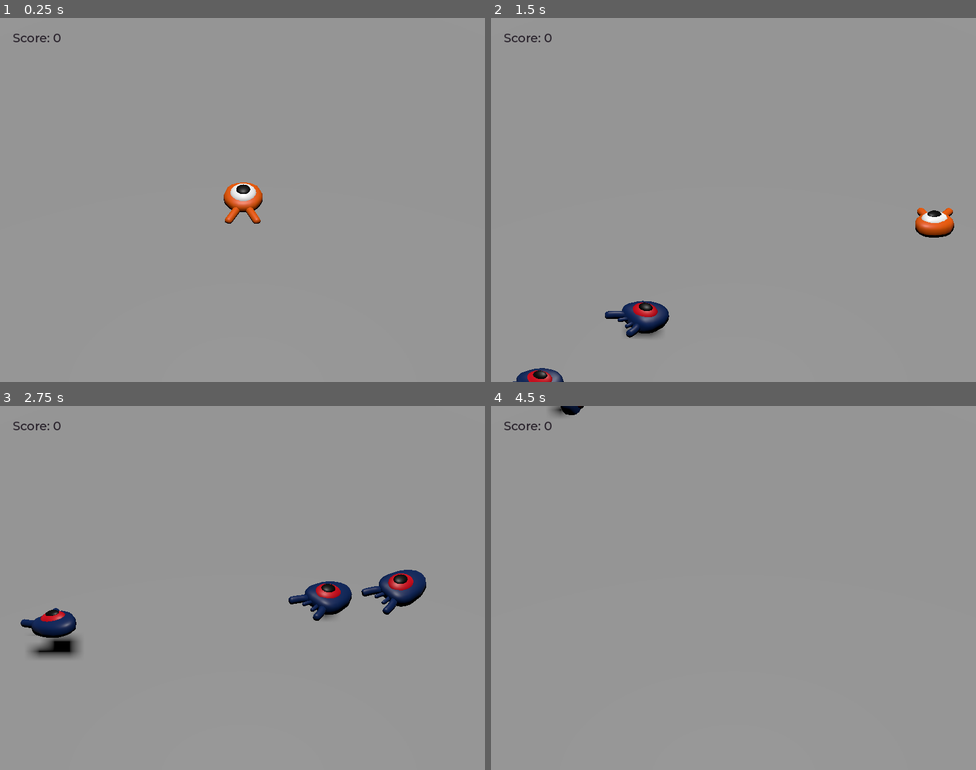
Above: before the commit, frames 1-4 (two rows, left to right).
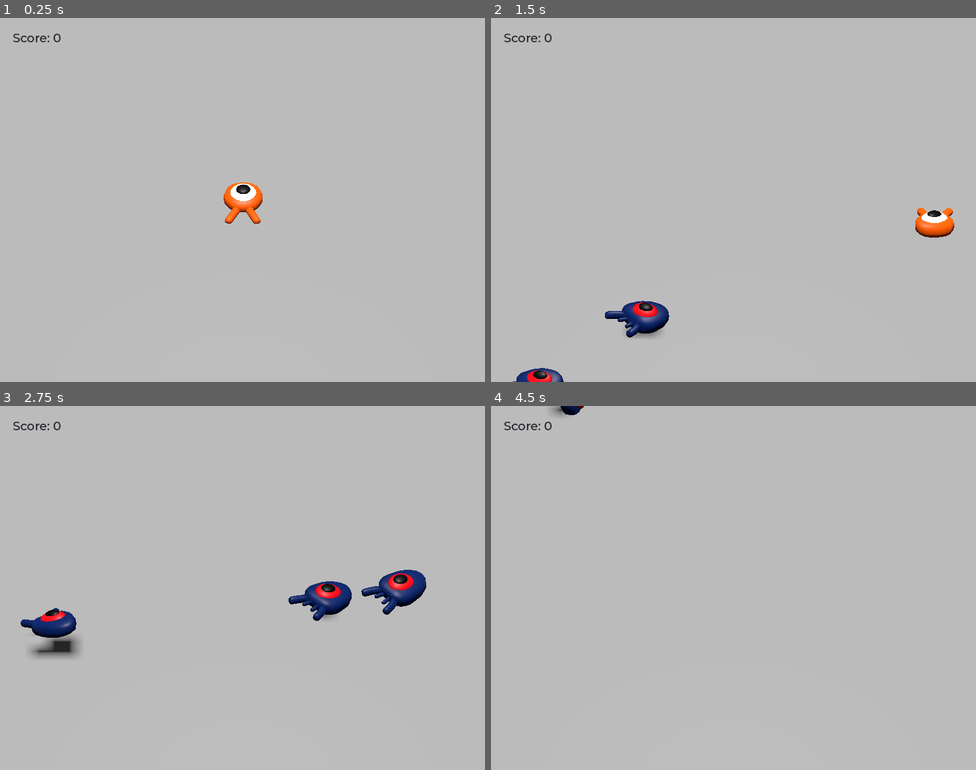
Above: after the commit, the same moments.

Repository: GOLDER303/squash-the-creeps-3d
Game: Godot game, scene res://main.tscn
The game is run twice, just before and just after one commit, with the same random seed, the same clock (stepped at 60 frames per second) and the same inputs.
Inputs:
- Up to frame 1 (0.25 s): no input
- Up to frame 2 (1.5 s): tap Enter (ui_accept) at 0.5 s; hold D (move_right) 0.53-1.28 s; tap Space (jump) at 0.77 s; hold S (move_back) from 1.28 s (still down)
- Up to frame 3 (2.75 s): tap Space (jump) at 1.52 s; release S (move_back) at 2.03 s; hold D (move_right) from 2.03 s (still down)
- Up to frame 4 (4.5 s): release D (move_right) at 2.78 s; hold W (move_forward) 2.78-3.53 s; tap Space (jump) at 3.02, 3.77 s; hold A (move_left) from 3.53 s (still down)

The runs differ from the first frame. In frame 1, 100% of the frame differs, in the area x 0-100%, y 0-100%; in frame 2, 99%; in frame 3, 98%; in frame 4, 100%.

Commit message:
Add environment

Diff:
--- a/default_env.tres
+++ b/default_env.tres
@@ -1,3 +1,4 @@
-[gd_resource type="Environment" format=2]
+[gd_resource type="Environment" format=3 uid="uid://cii720uisam62"]
 
 [resource]
+ambient_light_color = Color(0.286275, 0.196078, 0.278431, 1)
--- a/main.tscn
+++ b/main.tscn
@@ -4,6 +4,7 @@
 [ext_resource type="PackedScene" uid="uid://bqyijlb7314vx" path="res://player.tscn" id="1_w70ls"]
 [ext_resource type="Theme" uid="uid://dqb6364mcbpj3" path="res://UI_theme.tres" id="3_knmxb"]
 [ext_resource type="Script" path="res://ScoreLabel.gd" id="4_vb8dr"]
+[ext_resource type="Environment" uid="uid://cii720uisam62" path="res://default_env.tres" id="6_w1tts"]
 
 [sub_resource type="BoxShape3D" id="BoxShape3D_i5380"]
 size = Vector3(30, 1, 30)
@@ -127,5 +128,8 @@
 text = "Press enter to retry"
 horizontal_alignment = 1
 
+[node name="WorldEnvironment" type="WorldEnvironment" parent="."]
+environment = ExtResource("6_w1tts")
+
 [connection signal="hit" from="Player" to="." method="_on_player_hit"]
 [connection signal="timeout" from="MobTimer" to="." method="_on_mob_timer_timeout"]
